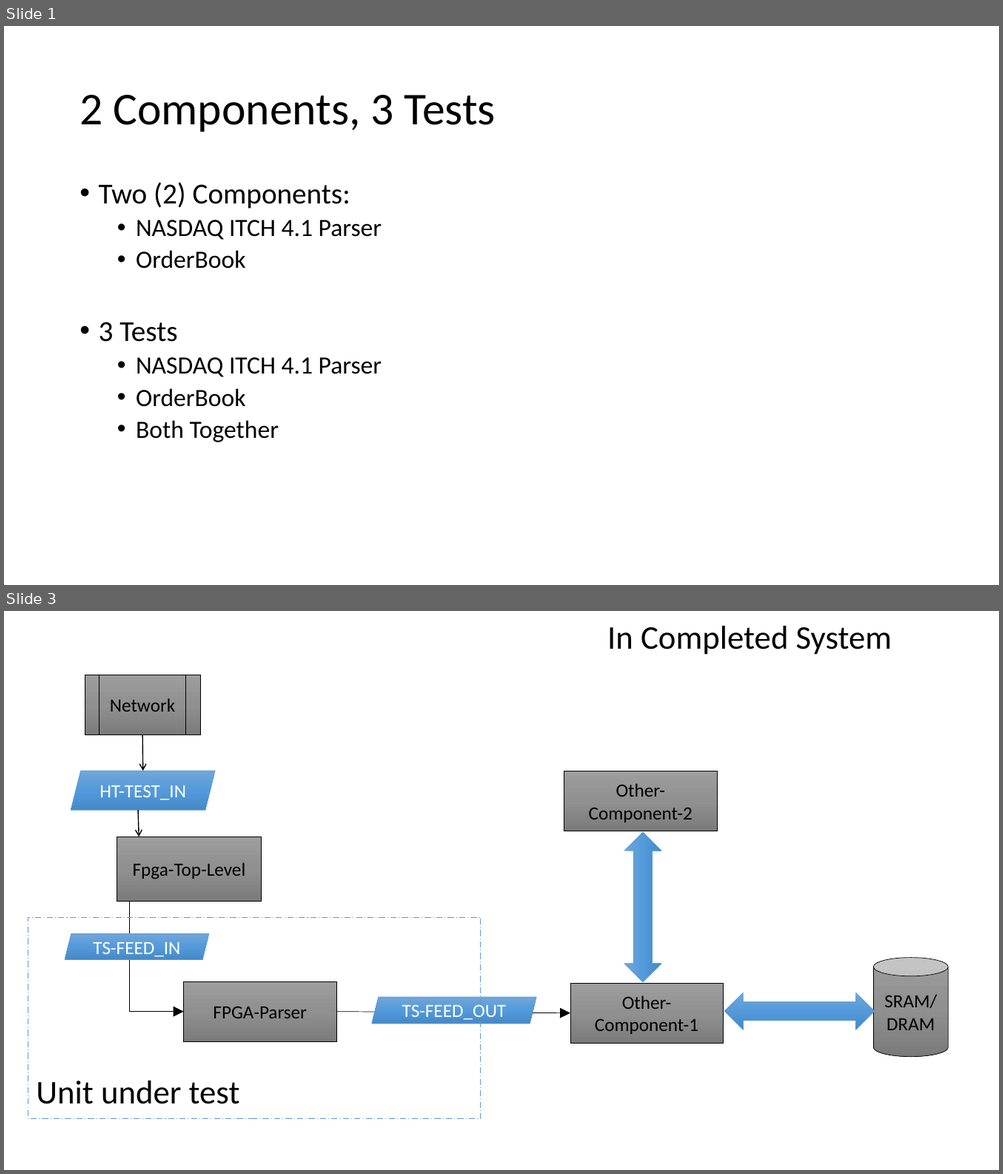
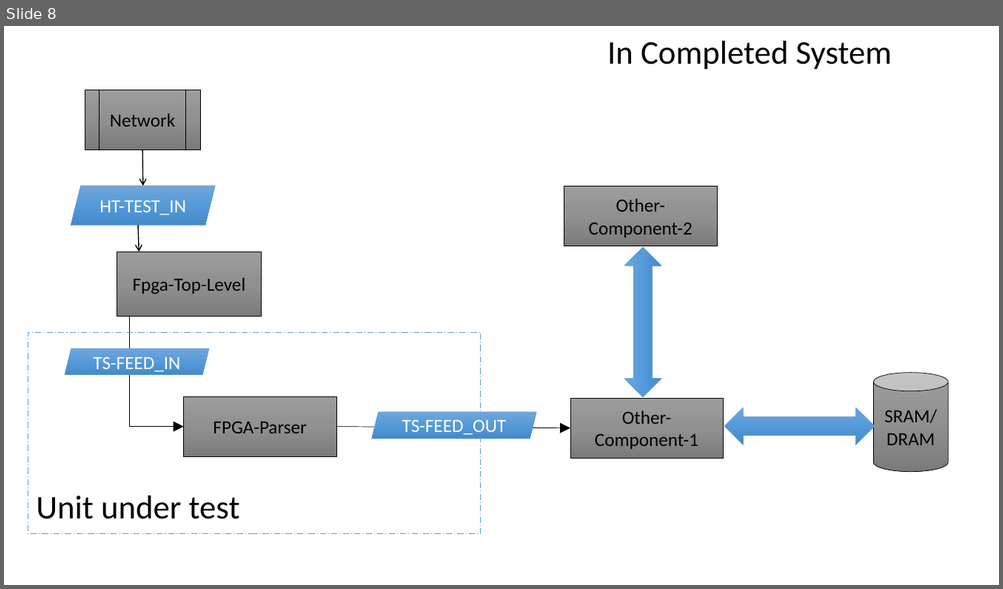
Before and after one commit to imeddz2015/LabVIEW_Fpga, a slide deck: MarketData/MarketData_02/Overview.pptx. Shown one above the other, each under a label of ours: slides 1 and 3 before the commit, slide 8 after it; the slides between them are not shown. The pictures are 1003x1174 and 1003x589 pixels, drawn with LibreOffice and Linux fonts; fonts in the diff are those of the drawing. Boxes give left, top, right and bottom in pixels: in the first picture for what was removed or moved away, otherwise in the second. Text is boxed around its words. In the diff, an @@ line names an element or a change of style, - is before the commit and + after.

```diff
--- a/MarketData/MarketData_02/Overview.pptx
+++ b/MarketData/MarketData_02/Overview.pptx
@@ slide 1 removed at bbox=[4, 26, 999, 585], background #FFFFFF @@
@@ title removed at bbox=[79, 95, 495, 132] @@
-2 Components, 3 Tests
@@ text removed at bbox=[99, 182, 381, 443] @@
-• Two (2) Components:
-  • NASDAQ ITCH 4.1 Parser
-  • OrderBook
-• 3 Tests
-  • NASDAQ ITCH 4.1 Parser
-  • OrderBook
-  • Both Together
@@ what was slide 3 is now slide 8 @@
```
Also in this commit, not shown: 1 slide changed, 8 slides added.
